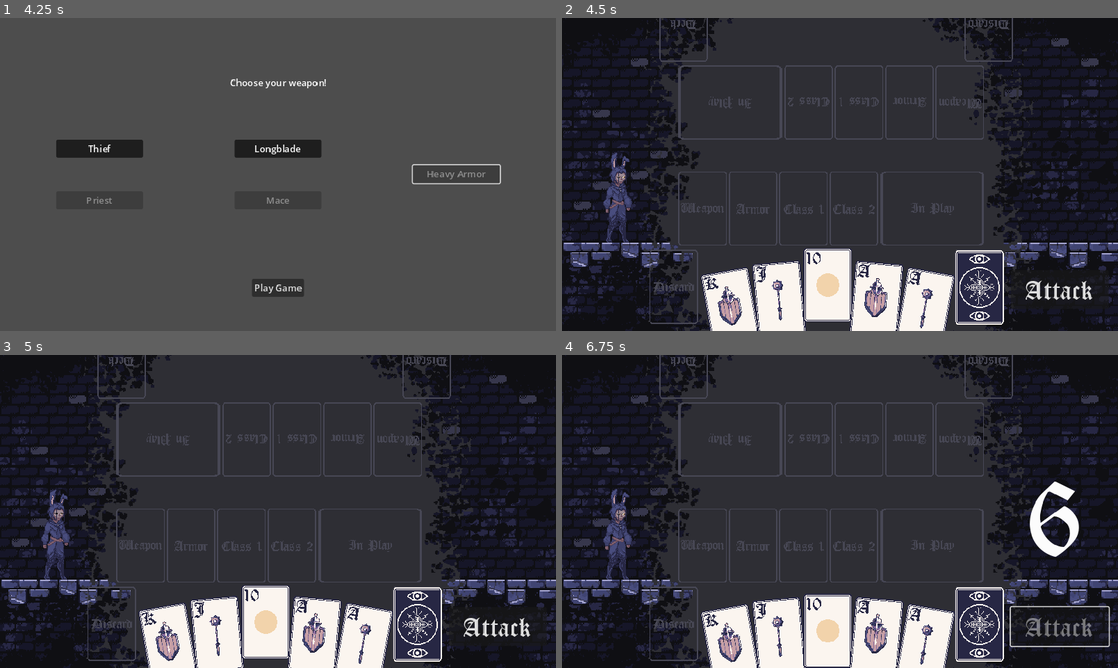
Above: before the commit, frames 1-4 (two rows, left to right).
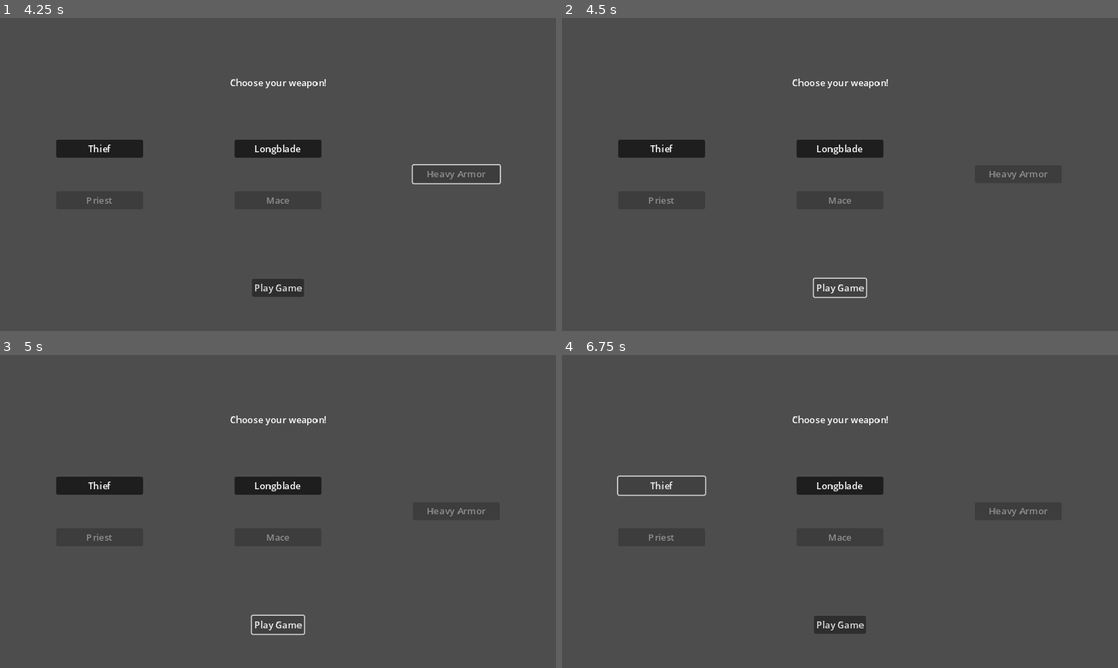
Above: after the commit, the same moments.

Repository: grahamcr4cker/PracticeCards
Game: Godot game, scene res://main_menu.tscn
The game is run twice, just before and just after one commit, with the same random seed, the same clock (stepped at 60 frames per second) and the same inputs.
Inputs (mouse positions are in pixels of both pictures, inside the frame that each line leads up to):
- Up to frame 1 (4.25 s): click "Thief" at 0.5 s; click "Priest" at 1.25 s; click "Longblade" at 2 s; click "Mace" at 2.75 s; click "Heavy Armor" at 3.5 s
- Up to frame 2 (4.5 s): click "Play Game" at 4.25 s
- Up to frame 3 (5 s): no input
- Up to frame 4 (6.75 s): click (840, 624) at 5 s, where only the run after the commit has a clickable "Play Game"; click (1062, 627) at 5.75 s, where only the run before the commit has a clickable "Attack"; click (662, 486) at 6.5 s, where only the run after the commit has a clickable "Thief"

Frame 1 is identical in both runs. In frame 2, 93% of the frame differs, in the area x 0-100%, y 0-100%; in frame 3, 93%; in frame 4, 93%.
Error before the commit: Invalid assignment of property or key 'parameters/conditions/is_clicked' with value of type 'bool' on a base object of type 'AnimationTree'. (res://PlayableCar…
Error after the commit: Parse Error: Could not preload resource file "res://PlayableCard.tscn". (res://card_library.gd:49)

Commit message:
Attempt 3

Diff:
--- a/PlayableCard.gd
+++ b/PlayableCard.gd
@@ -54,6 +54,7 @@
 	if Input.is_action_just_released("leftclick"):
 		animation_tree["parameters/conditions/is_clicked"] = true
 		await get_tree().create_timer(.3).timeout
+		await get_tree().create_timer(.6).timeout
 		if is_face_card:
 			GameBoard.add_in_play_to_stack(duplicate())
 		else:
--- a/PlayableCard.tscn
+++ b/PlayableCard.tscn
@@ -1,5 +1,7 @@
 [gd_scene load_steps=13 format=3 uid="uid://c2qfawiylebo5"]
+[gd_scene load_steps=19 format=3 uid="uid://c2qfawiylebo5"]
 
+[ext_resource type="Material" uid="uid://c2aiki26mcnqh" path="res://WhiteColorShader.tres" id="1_1bw0v"]
 [ext_resource type="Texture2D" uid="uid://bhwmi0xufos0m" path="res://assets/Card Art/card_back.png" id="1_il4xp"]
 [ext_resource type="Script" path="res://PlayableCard.gd" id="2_sp0tm"]
 
@@ -36,10 +38,68 @@
 "values": [Vector2(0, 0), Vector2(0, -20)]
 }
 
+[sub_resource type="Animation" id="Animation_12ir5"]
+resource_name = "teleport_out"
+length = 0.6
+tracks/0/type = "value"
+tracks/0/imported = false
+tracks/0/enabled = true
+tracks/0/path = NodePath(".:scale")
+tracks/0/interp = 1
+tracks/0/loop_wrap = true
+tracks/0/keys = {
+"times": PackedFloat32Array(0, 0.1, 0.4),
+"transitions": PackedFloat32Array(1, 1, 1),
+"update": 0,
+"values": [Vector2(1, 1), Vector2(1.2, 1.2), Vector2(0, 2.5)]
+}
+tracks/1/type = "value"
+tracks/1/imported = false
+tracks/1/enabled = true
+tracks/1/path = NodePath(".:material:shader_parameter/active")
+tracks/1/interp = 1
+tracks/1/loop_wrap = true
+tracks/1/keys = {
+"times": PackedFloat32Array(0, 0.1, 0.4),
+"transitions": PackedFloat32Array(1, 1, 1),
+"update": 1,
+"values": [false, true, true]
+}
+
+[sub_resource type="Animation" id="Animation_khx1q"]
+length = 0.001
+tracks/0/type = "value"
+tracks/0/imported = false
+tracks/0/enabled = true
+tracks/0/path = NodePath(".:scale")
+tracks/0/interp = 1
+tracks/0/loop_wrap = true
+tracks/0/keys = {
+"times": PackedFloat32Array(0),
+"transitions": PackedFloat32Array(1),
+"update": 0,
+"values": [Vector2(1, 1)]
+}
+tracks/1/type = "value"
+tracks/1/imported = false
+tracks/1/enabled = true
+tracks/1/path = NodePath(".:material:shader_parameter/active")
+tracks/1/interp = 1
+tracks/1/loop_wrap = true
+tracks/1/keys = {
+"times": PackedFloat32Array(0),
+"transitions": PackedFloat32Array(1),
+"update": 1,
+"values": [false]
+}
+
 [sub_resource type="AnimationLibrary" id="AnimationLibrary_y41vu"]
 _data = {
+"RESET": SubResource("Animation_khx1q"),
 "idle": SubResource("Animation_xwct2"),
 "snap_up": SubResource("Animation_2jh8b")
+"snap_up": SubResource("Animation_2jh8b"),
+"teleport_out": SubResource("Animation_12ir5")
 }
 
 [sub_resource type="RectangleShape2D" id="RectangleShape2D_dcb6b"]
@@ -50,6 +110,9 @@
 
 [sub_resource type="AnimationNodeAnimation" id="AnimationNodeAnimation_twr1o"]
 animation = &"snap_up"
+
+[sub_resource type="AnimationNodeAnimation" id="AnimationNodeAnimation_24ien"]
+animation = &"teleport_out"
 
 [sub_resource type="AnimationNodeStateMachineTransition" id="AnimationNodeStateMachineTransition_hjsq5"]
 advance_mode = 2
@@ -62,17 +125,27 @@
 advance_mode = 2
 advance_condition = &"is_idle"
 
+[sub_resource type="AnimationNodeStateMachineTransition" id="AnimationNodeStateMachineTransition_kekhs"]
+advance_mode = 2
+advance_condition = &"is_clicked"
+
 [sub_resource type="AnimationNodeStateMachine" id="AnimationNodeStateMachine_aapqk"]
 states/Start/position = Vector2(195, 100)
 states/idle/node = SubResource("AnimationNodeAnimation_wew4i")
 states/idle/position = Vector2(352, 100)
 states/snap_up/node = SubResource("AnimationNodeAnimation_twr1o")
 states/snap_up/position = Vector2(538, 100)
-transitions = ["Start", "idle", SubResource("AnimationNodeStateMachineTransition_hjsq5"), "idle", "snap_up", SubResource("AnimationNodeStateMachineTransition_doclu"), "snap_up", "idle", SubResource("AnimationNodeStateMachineTransition_a22eq")]
+states/teleport_out/node = SubResource("AnimationNodeAnimation_24ien")
+states/teleport_out/position = Vector2(678, 100)
+transitions = ["Start", "idle", SubResource("AnimationNodeStateMachineTransition_hjsq5"), "idle", "snap_up", SubResource("AnimationNodeStateMachineTransition_doclu"), "snap_up", "idle", SubResource("AnimationNodeStateMachineTransition_a22eq"), "snap_up", "teleport_out", SubResource("AnimationNodeStateMachineTransition_kekhs")]
+
+[sub_resource type="AnimationNodeStateMachinePlayback" id="AnimationNodeStateMachinePlayback_7215h"]
 
 [node name="PlayableCard" type="Sprite2D"]
+material = ExtResource("1_1bw0v")
 texture = ExtResource("1_il4xp")
 offset = Vector2(0, -3.98989)
+offset = Vector2(0, -5)
 script = ExtResource("2_sp0tm")
 
 [node name="Animation Player" type="AnimationPlayer" parent="."]
@@ -90,6 +163,8 @@
 tree_root = SubResource("AnimationNodeStateMachine_aapqk")
 anim_player = NodePath("../Animation Player")
 active = true
+parameters/playback = SubResource("AnimationNodeStateMachinePlayback_7215h")
+parameters/conditions/is_clicked = false
 parameters/conditions/is_focused = false
 parameters/conditions/is_idle = false
 
